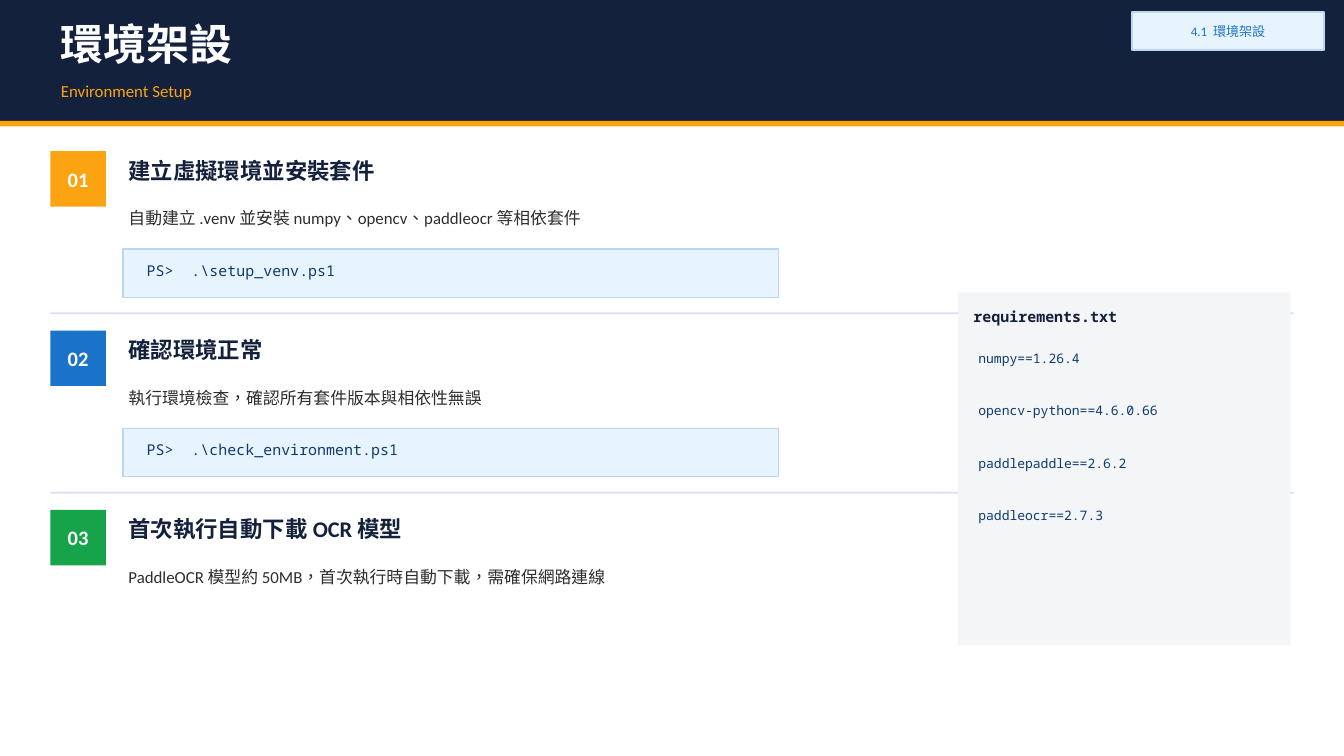
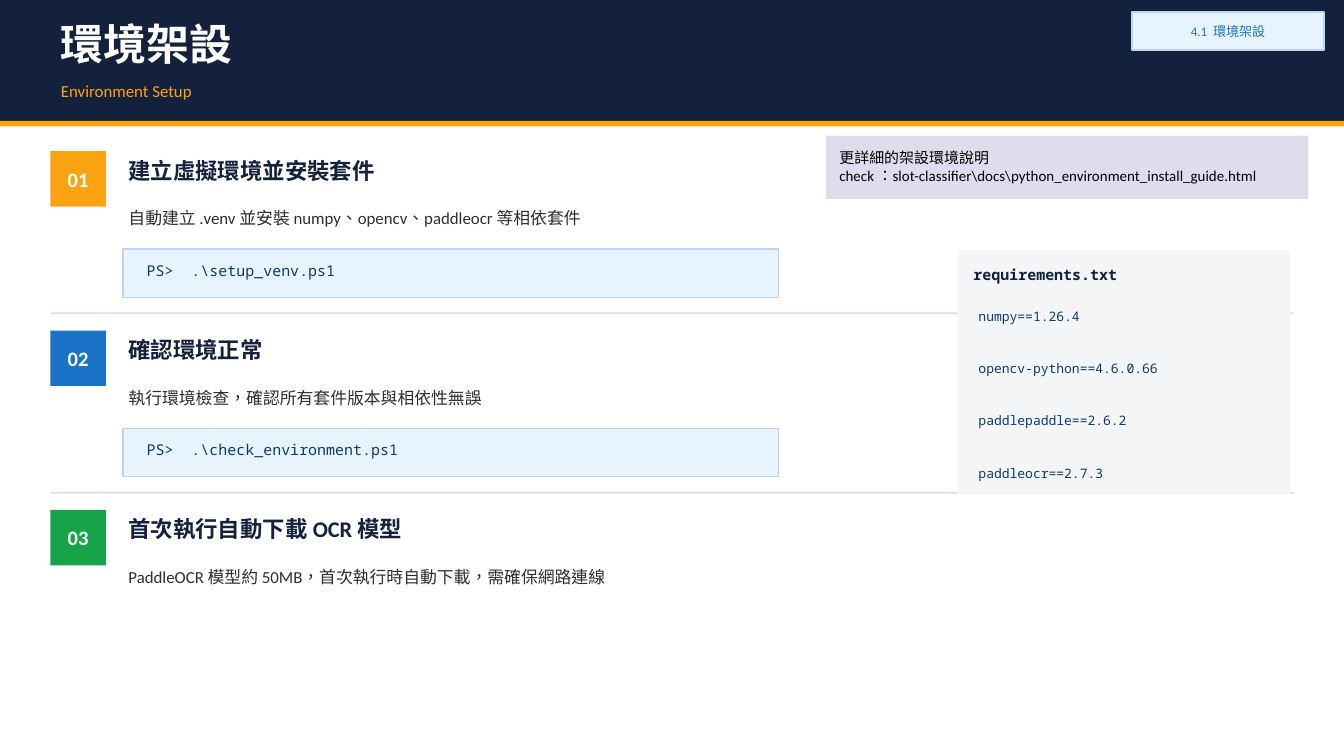
Before and after one commit to Ashley860511/slot-classifier, a slide deck: slide 6 of docs/slot_classifier_share.pptx. Drawn at 1344x756 pixels with LibreOffice and Linux fonts; fonts in the diff are those of the drawing. Boxes give left, top, right and bottom in pixels: in the first picture for what was removed or moved away, otherwise in the second. Text is boxed around its words. In the diff, an @@ line names an element or a change of style, - is before the commit and + after.

```diff
--- a/docs/slot_classifier_share.pptx
+++ b/docs/slot_classifier_share.pptx
@@ rectangle added at (827, 136, 1309, 199), fill #DDDDEE, 8 pt, text #000000 @@
+更詳細的架設環境說明
+check ：slot-classifier\docs\python_environment_install_guide.html
@@ rectangle: place and size @@
-rectangle at (958, 292, 1292, 644)
+rectangle at (958, 250, 1292, 493)
@@ text "requirements.txt": place and size @@
-text "requirements.txt" at (973, 310, 1117, 326)
+text "requirements.txt" at (973, 268, 1117, 284)
@@ text "numpy==1.26.4": place and size @@
-text "numpy==1.26.4" at (978, 353, 1079, 366)
+text "numpy==1.26.4" at (978, 311, 1079, 324)
@@ text "opencv-python==4.6.0.66": place and size @@
-text "opencv-python==4.6.0.66" at (978, 405, 1157, 418)
+text "opencv-python==4.6.0.66" at (978, 363, 1157, 377)
@@ text "paddlepaddle==2.6.2": place and size @@
-text "paddlepaddle==2.6.2" at (978, 458, 1126, 471)
+text "paddlepaddle==2.6.2" at (978, 415, 1126, 428)
@@ text "paddleocr==2.7.3": place and size @@
-text "paddleocr==2.7.3" at (978, 510, 1103, 523)
+text "paddleocr==2.7.3" at (978, 468, 1103, 481)
```
Also in this commit, not shown: 2 other slides changed.
